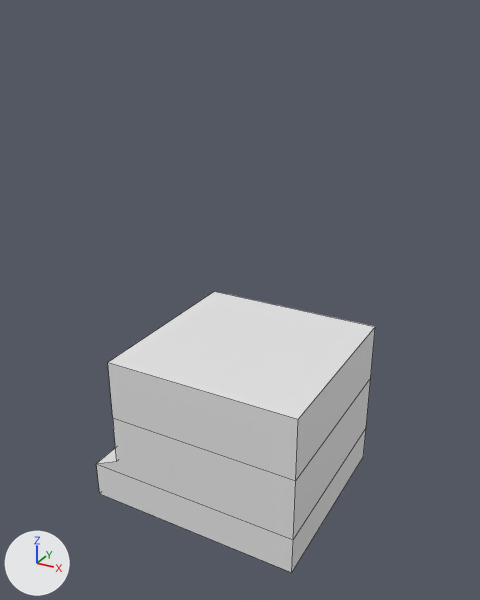
The Blender file Assets/_GAME/Models/Buildinglol.blend as it was, and as the next commit left it.
Before and after are seen from a 50 mm camera at (14.1, -26.6, 24.1) aimed at (-0.4, -0.2, 10.9). Arrows for +X, +Y and +Z are at lower left; the lights stay in place. Mesh edges are drawn as thin lines.

The older version as bpy lines, for what is in view:
```python
me_cube = bpy.data.meshes.new('Cube')
me_cube.from_pydata(...)  # 56 vertices, 46 faces; spans x -1.28..1.0, y -1.0..1.0, z -1.0..7.47
# before: 12 (-1.0, -1.0, 7.47) at pixel (107, 362), 13 (-1.0, 1.0, 7.47) at pixel (214, 291), 14 (1.0, 1.0, 7.47) at pixel (375, 326), 15 (1.0, -1.0, 7.47) at pixel (298, 419)
ob_cube = bpy.data.objects.new('Cube', me_cube)
ob_cube.location = (0.0, 0.0, 1.0)
ob_cube.scale = (5.0, 5.0, 1.0)
```
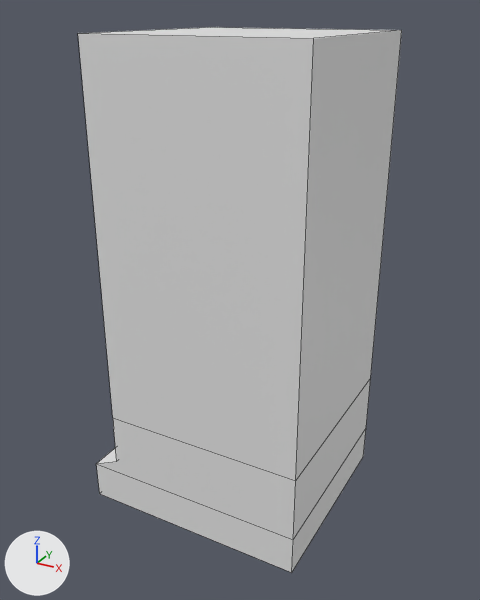
Location of each change, [x1, y1, x2, y2] in pixels of the pictures (480 x 600 px; the box of a moved part takes in the faces that stretch with it):
'Cube', reshaped (16% wider, 93% taller)
    before: [96, 291, 375, 573]
    after: [78, 27, 402, 573]
part 1 of me_cube, moved or reshaped
    before: [108, 291, 375, 422]
    after: [78, 27, 402, 422]

The edits, one by one:
me_cube has 56 vertices, 46 faces and spans x -1.28..1.0, y -1.0..1.0, z -1.0..7.47.
me_cube is used by ob_cube; location (0.0, 0.0, 1.0); scale (5.0, 5.0, 1.0).
Part 1, on me_cube:
Vertices 12 to 15 of me_cube move by (0.0, 0.0, 14.7).
